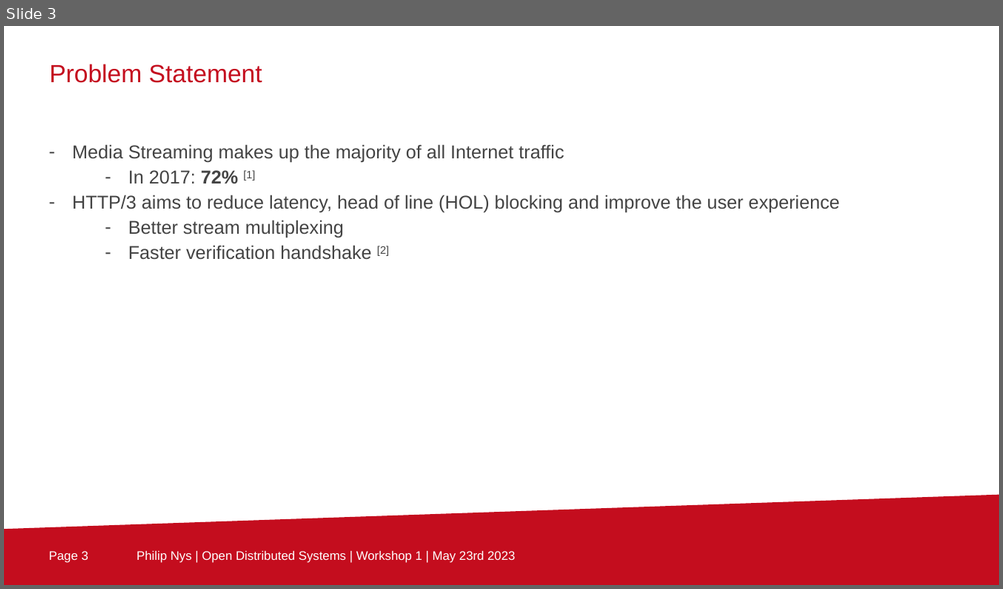
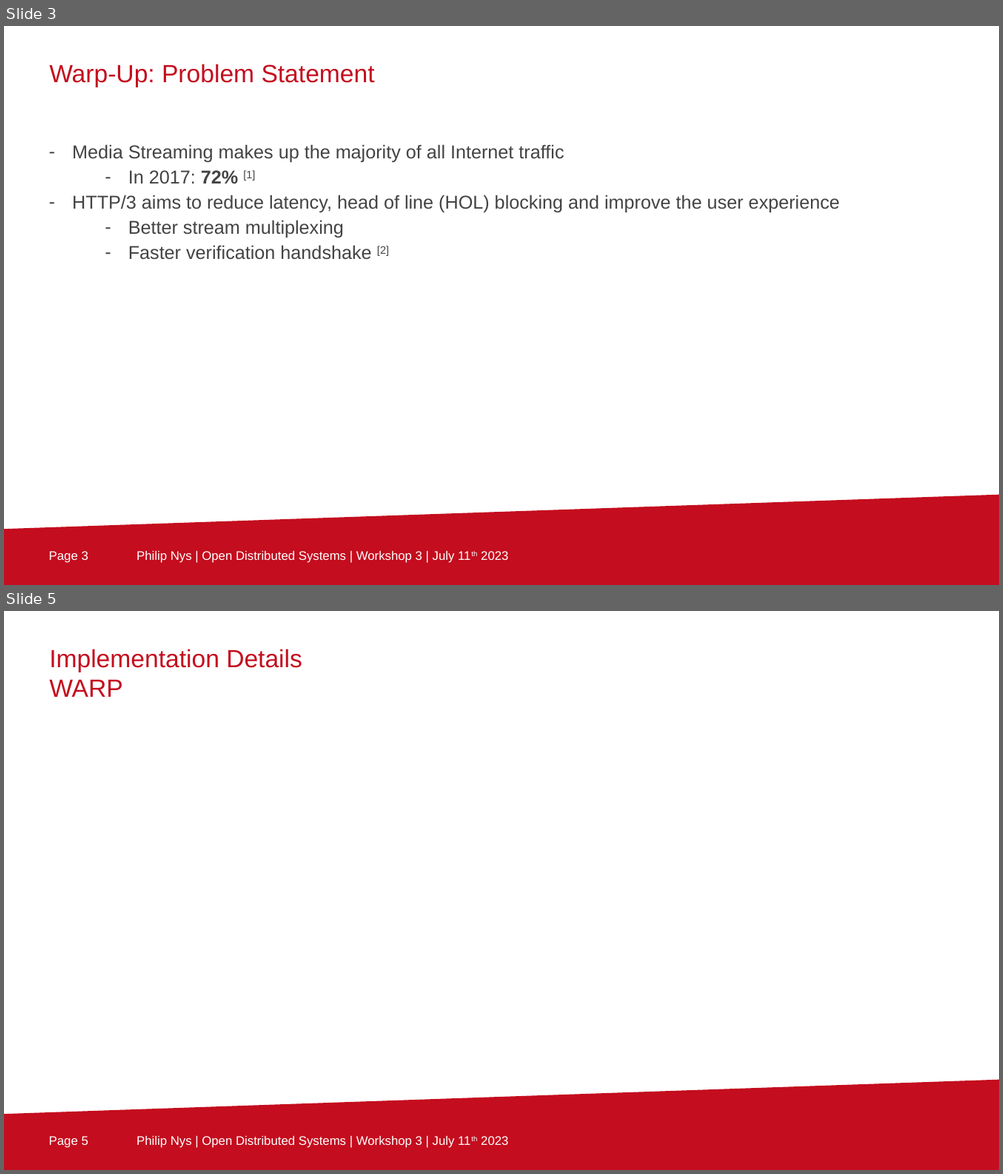
Before and after one commit to ArckyPN/tu-berlin-awt-pj-ss23-http3, a slide deck: Workshops/3/awt-pj-ss23-evaluation-of-http3-for-media-streaming-2.pptx. Shown one above the other, each under a label of ours: slide 3 before the commit, slides 3 and 5 after it; the slides between them are not shown. The pictures are 1003x589 and 1003x1174 pixels, drawn with LibreOffice and Linux fonts; fonts in the diff are those of the drawing; background and template pictures are left out. Boxes give left, top, right and bottom in pixels: in the first picture for what was removed or moved away, otherwise in the second. Text is boxed around its words. In the diff, an @@ line names an element or a change of style, - is before the commit and + after.

```diff
--- a/Workshops/3/awt-pj-ss23-evaluation-of-http3-for-media-streaming-2.pptx
+++ b/Workshops/3/awt-pj-ss23-evaluation-of-http3-for-media-streaming-2.pptx
@@ slide 5 added at (4,611,999,1170), background #FFFFFF; not listed: 3 template elements that a slide beside it also shows @@
@@ text added at (49,649,302,697), 24 pt, text #C40D1E @@
+Implementation Details
+WARP
@@ slide 3 changed as well @@
@@ text at (49,64,375,87): text changed @@
-Problem Statement
+Warp-Up: Problem Statement
@@ text at (136,551,508,563): text changed @@
-Philip Nys | Open Distributed Systems | Workshop 1 | May 23rd 2023
+Philip Nys | Open Distributed Systems | Workshop 3 | July 11th 2023
```
Also in this commit, not shown: 4 other slides changed, 3 other slides added, 4 slides removed, 2 other files.
